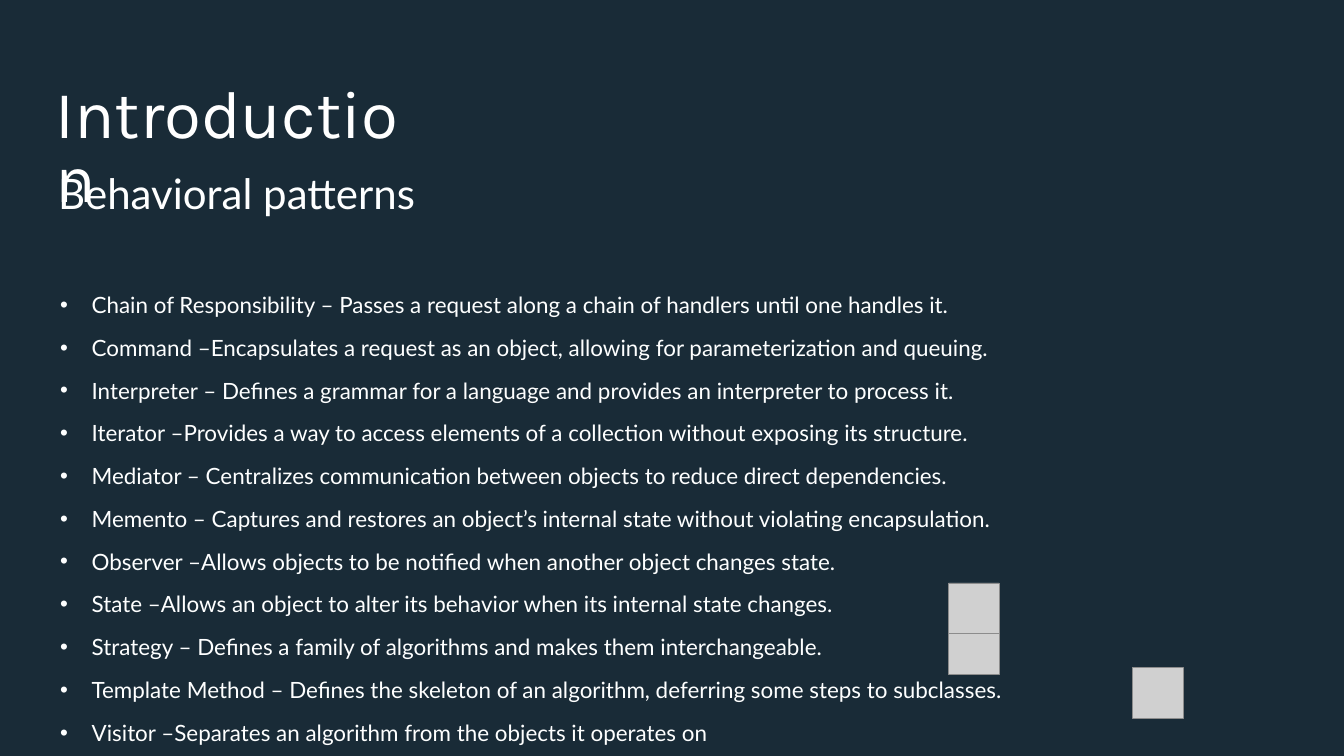
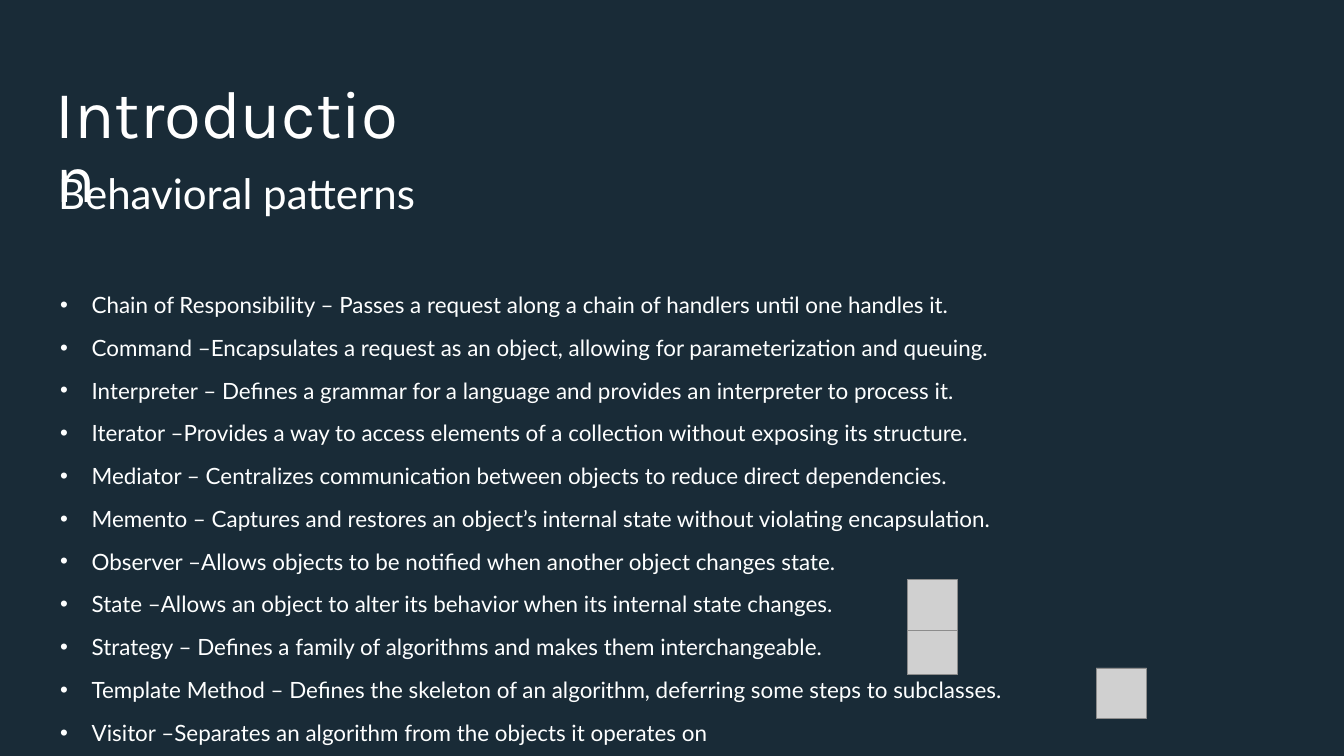
Before and after one commit to Iamsdl/Endava-DesignPatterns, a slide deck: slide 8 of PPT/Back to the basics, explaining design patterns with real life examples - Adapter & State.pptx. Drawn at 1344x756 pixels with LibreOffice and Linux fonts; fonts in the diff are those of the drawing; grey boxes stand for pictures; background and template pictures are left out. Boxes give left, top, right and bottom in pixels: in the first picture for what was removed or moved away, otherwise in the second. Text is boxed around its words. In the diff, an @@ line names an element or a change of style, - is before the commit and + after.

Commit message:
State

```diff
--- a/PPT/Back to the basics, explaining design patterns with real life examples - Adapter & State.pptx
+++ b/PPT/Back to the basics, explaining design patterns with real life examples - Adapter & State.pptx
@@ text "Chain of Responsibility – Passes ..." at bbox=[92, 296, 1001, 745]: indent changed @@
@@ picture added at bbox=[907, 580, 957, 630] @@
@@ picture removed at bbox=[948, 583, 999, 633] @@
@@ picture added at bbox=[907, 624, 957, 674] @@
@@ picture removed at bbox=[948, 624, 999, 674] @@
@@ picture added at bbox=[1096, 668, 1146, 718] @@
@@ picture removed at bbox=[1132, 668, 1183, 718] @@
```
Also in this commit, not shown: 16 other slides changed, 3 slides added, 2 slides removed.
